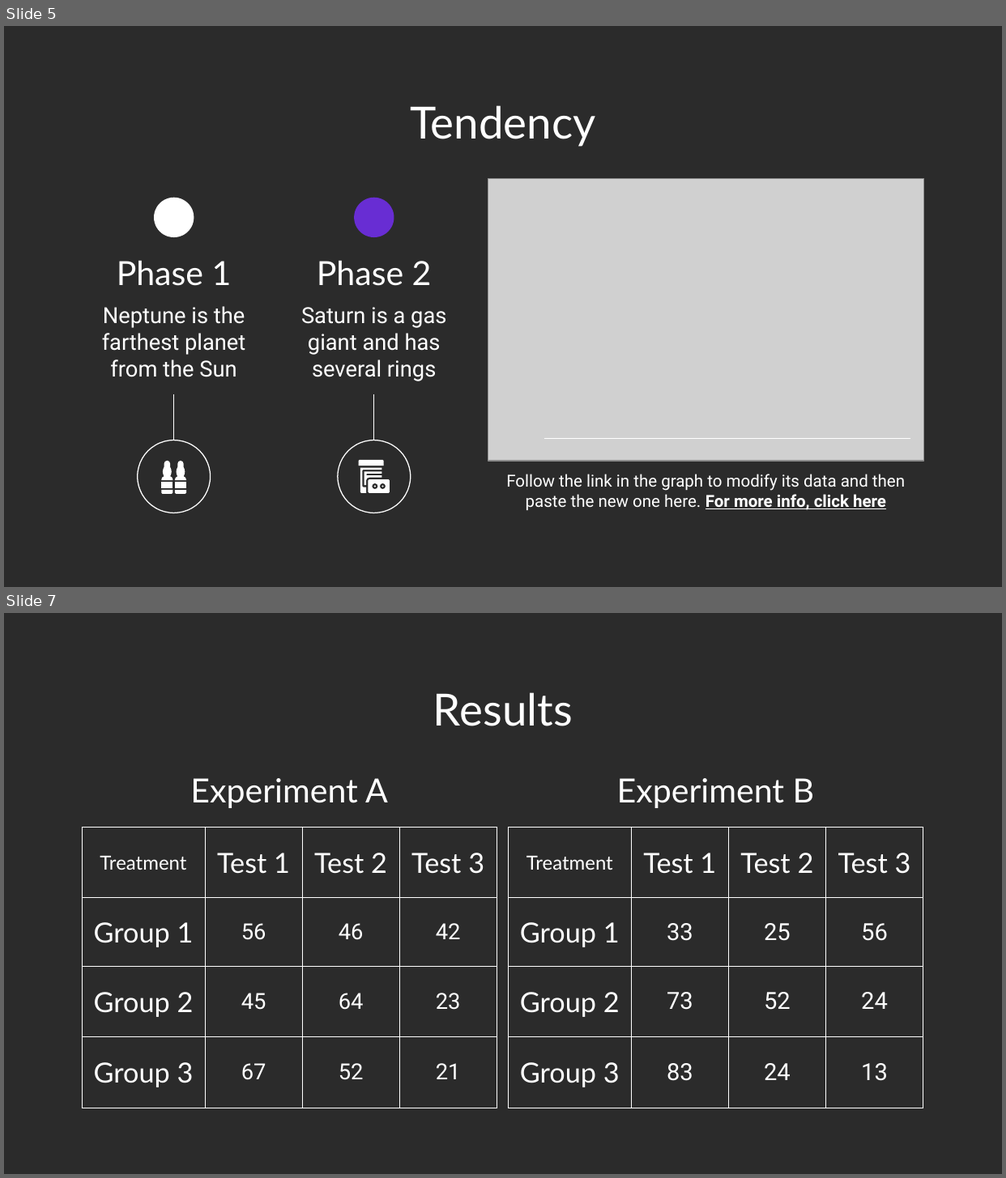
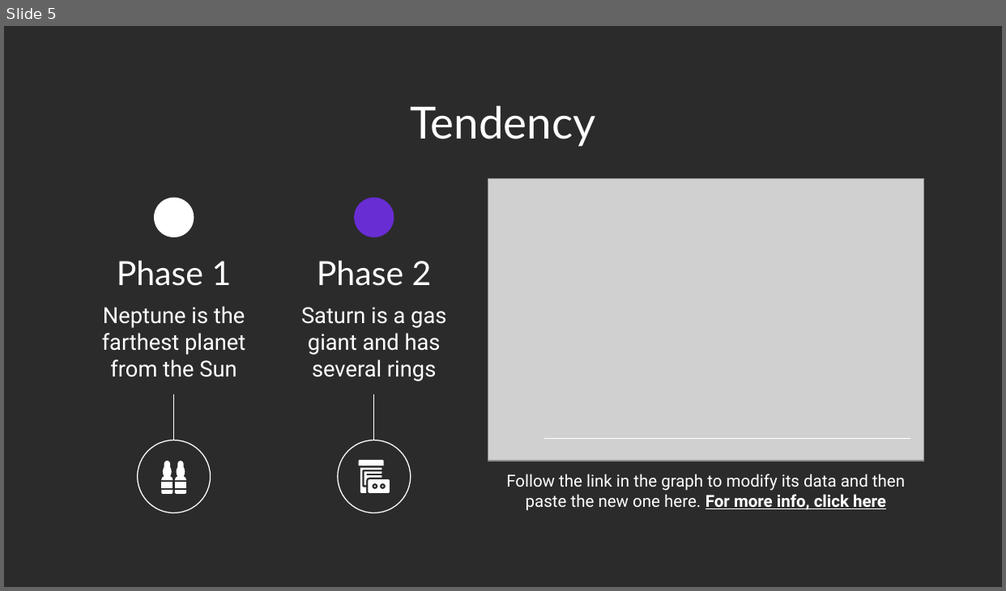
Before and after one commit to usedgenes/Rocketry-Advanced-Curriculum, a slide deck: Daily Lesson Plans/Day 7/Day 7.pptx. Shown one above the other, each under a label of ours: slides 5 and 7 before the commit, slide 5 after it; the slides between them are not shown. The pictures are 1006x1178 and 1006x591 pixels, drawn with LibreOffice and Linux fonts; fonts in the diff are those of the drawing; grey boxes stand for pictures; background and template pictures are left out; a plain dark background stands for a picture behind light text. Boxes give left, top, right and bottom in pixels: in the first picture for what was removed or moved away, otherwise in the second. Text is boxed around its words. In the diff, an @@ line names an element or a change of style, - is before the commit and + after.

```diff
--- a/Daily Lesson Plans/Day 7/Day 7.pptx
+++ b/Daily Lesson Plans/Day 7/Day 7.pptx
@@ slide 7 removed at bbox=[4, 613, 1002, 1174], background picture (left out) @@
@@ title removed at bbox=[433, 692, 573, 726] @@
-Results
@@ text removed at bbox=[190, 778, 388, 808] @@
-Experiment A
@@ text removed at bbox=[617, 778, 815, 808] @@
-Experiment B
@@ table removed at bbox=[82, 828, 495, 1109], 4 rows, 4 columns @@
-Treatment | Test 1 | Test 2 | Test 3
-Group 1 | 56 | 46 | 42
-Group 2 | 45 | 64 | 23
-Group 3 | 67 | 52 | 21
@@ table removed at bbox=[508, 828, 921, 1109], 4 rows, 4 columns @@
-Treatment | Test 1 | Test 2 | Test 3
-Group 1 | 33 | 25 | 56
-Group 2 | 73 | 52 | 24
-Group 3 | 83 | 24 | 13
```
Also in this commit, not shown: 2 slides changed, 1 slide added, 7 other slides removed, 17 other files.
